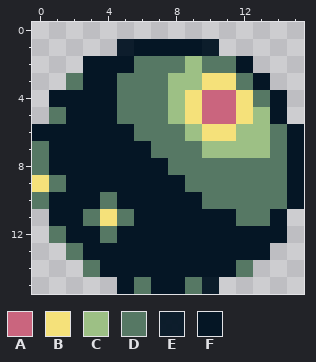
Pixel-art sprite, stored at Sprites/Enemies/PlayerShipGreenPotato.png. The picture above is the old version.
The file is 16x16 pixels. Colours within 5 levels of each other are drawn and written as one.
Palette (. is transparent): A #ca657e  B #f5e17a  C #9dc085  D #567864  E #051625f5  F #051625
And afterwards:
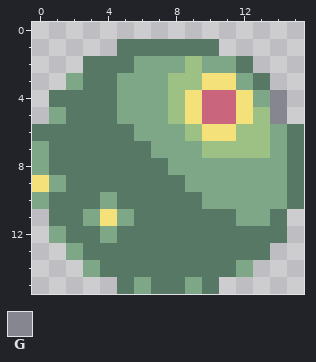
Colours new in this view: G #868691
The exact change:
Colour D changes from #567864 to #7ea788.
Colour F changes from #051625 to #567864.
The author changed colour E to colour F in row 1 at x 5 and 10; in row 15 at x 10.
The author changed colour F to colour G in rows 4 to 5 at x 14.
